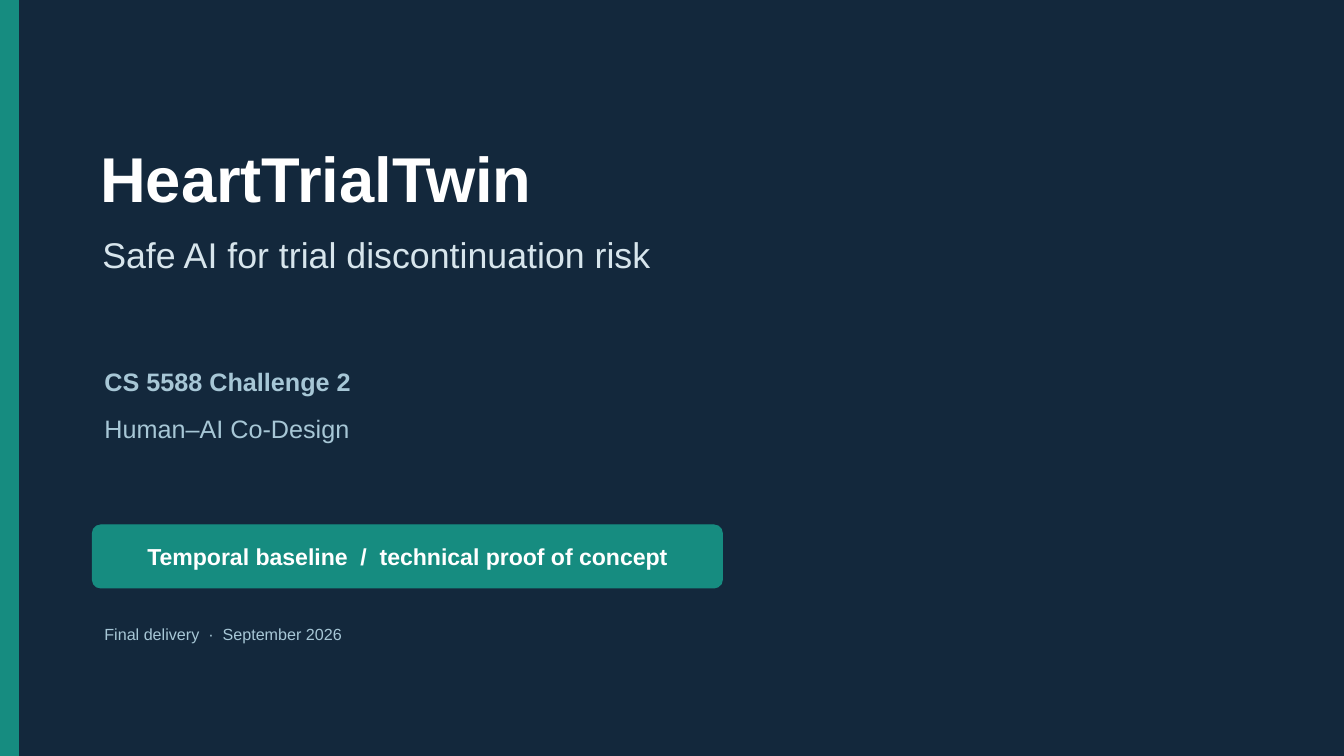
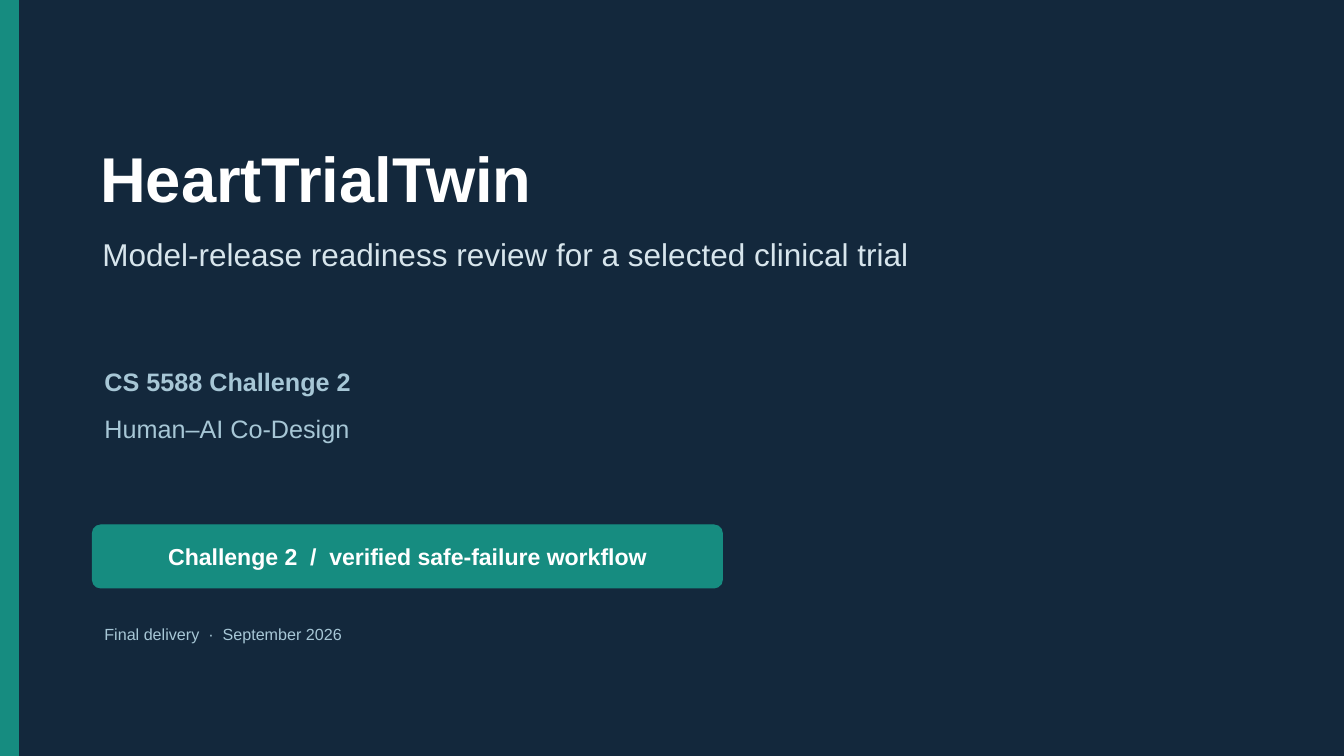
Before and after one commit to akwasianing/HeartTrialTwin, a slide deck: slide 1 of deliverables/HeartTrialTwin_Challenge2_Final.pptx. Drawn at 1344x756 pixels with LibreOffice and Linux fonts; fonts in the diff are those of the drawing. Boxes give left, top, right and bottom in pixels: in the first picture for what was removed or moved away, otherwise in the second. Text is boxed around its words. In the diff, an @@ line names an element or a change of style, - is before the commit and + after.

Commit message:
Finalize Challenge 2 corrections and dependency compatibility

```diff
--- a/deliverables/HeartTrialTwin_Challenge2_Final.pptx
+++ b/deliverables/HeartTrialTwin_Challenge2_Final.pptx
@@ text at (102, 243, 908, 267): text changed; size 25.5 to 22.5 pt @@
-Safe AI for trial discontinuation risk
+Model-release readiness review for a selected clinical trial
@@ text in rounded rectangle at (168, 548, 647, 570): text changed @@
-Temporal baseline / technical proof of concept
+Challenge 2 / verified safe-failure workflow
```
Also in this commit, not shown: 8 other slides changed, 6 other files.
